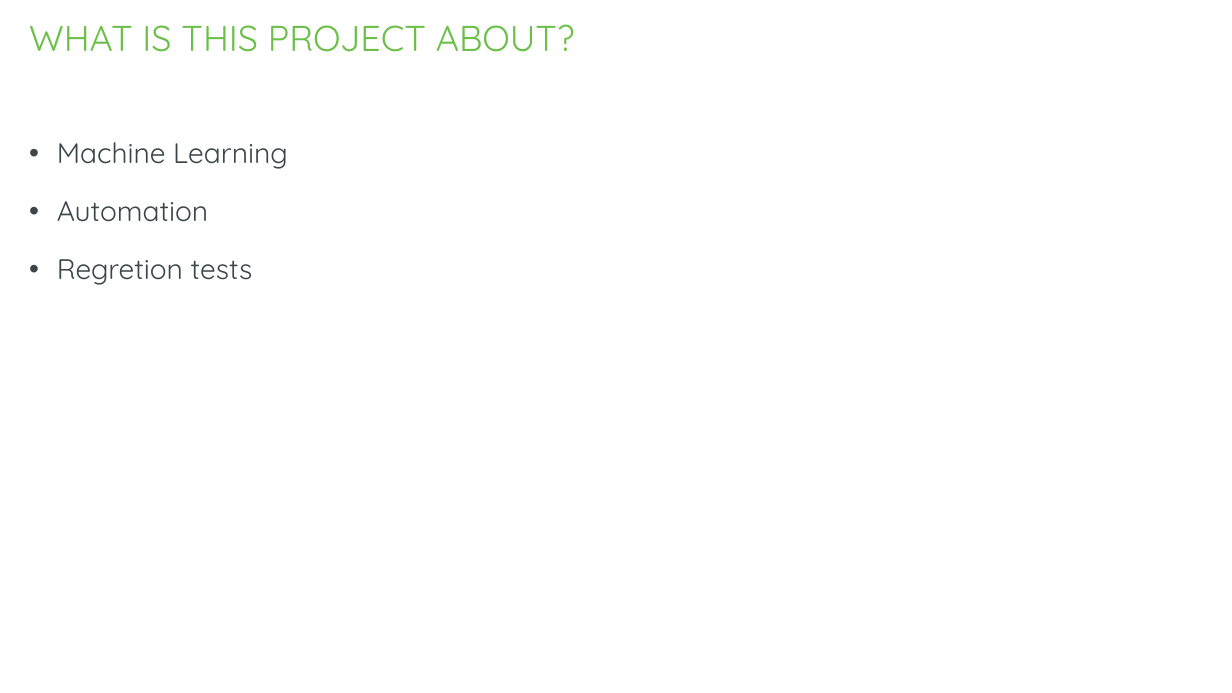
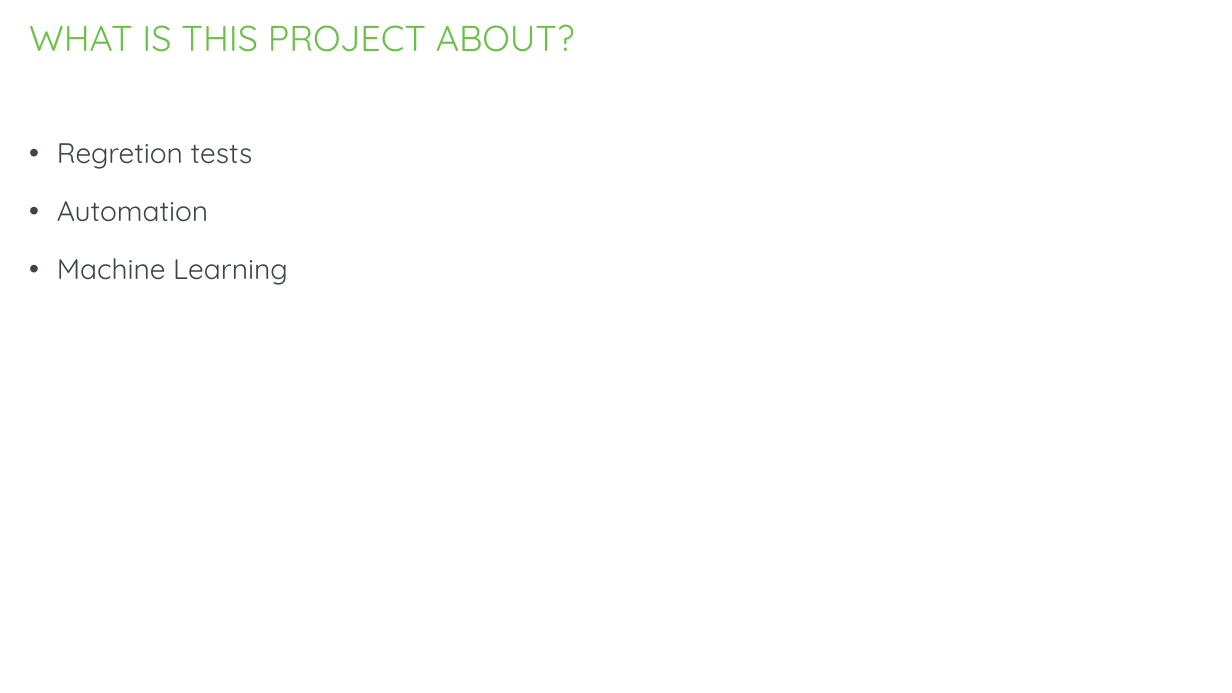
Before and after one commit to gkalidas/Python, a slide deck: slide 5 of MCS_project_sem_III/python_project.pptx. Drawn at 1232x693 pixels with LibreOffice and Linux fonts; fonts in the diff are those of the drawing; background and template pictures are left out. Boxes give left, top, right and bottom in pixels: in the first picture for what was removed or moved away, otherwise in the second. Text is boxed around its words. In the diff, an @@ line names an element or a change of style, - is before the commit and + after.

```diff
--- a/MCS_project_sem_III/python_project.pptx
+++ b/MCS_project_sem_III/python_project.pptx
@@ text at (57, 143, 253, 222): paragraphs added @@
+• Regretion tests
+• Automation
@@ text at (57, 201, 253, 285): paragraphs removed @@
-• Automation
-• Regretion tests
```
Also in this commit, not shown: 2 other files.
